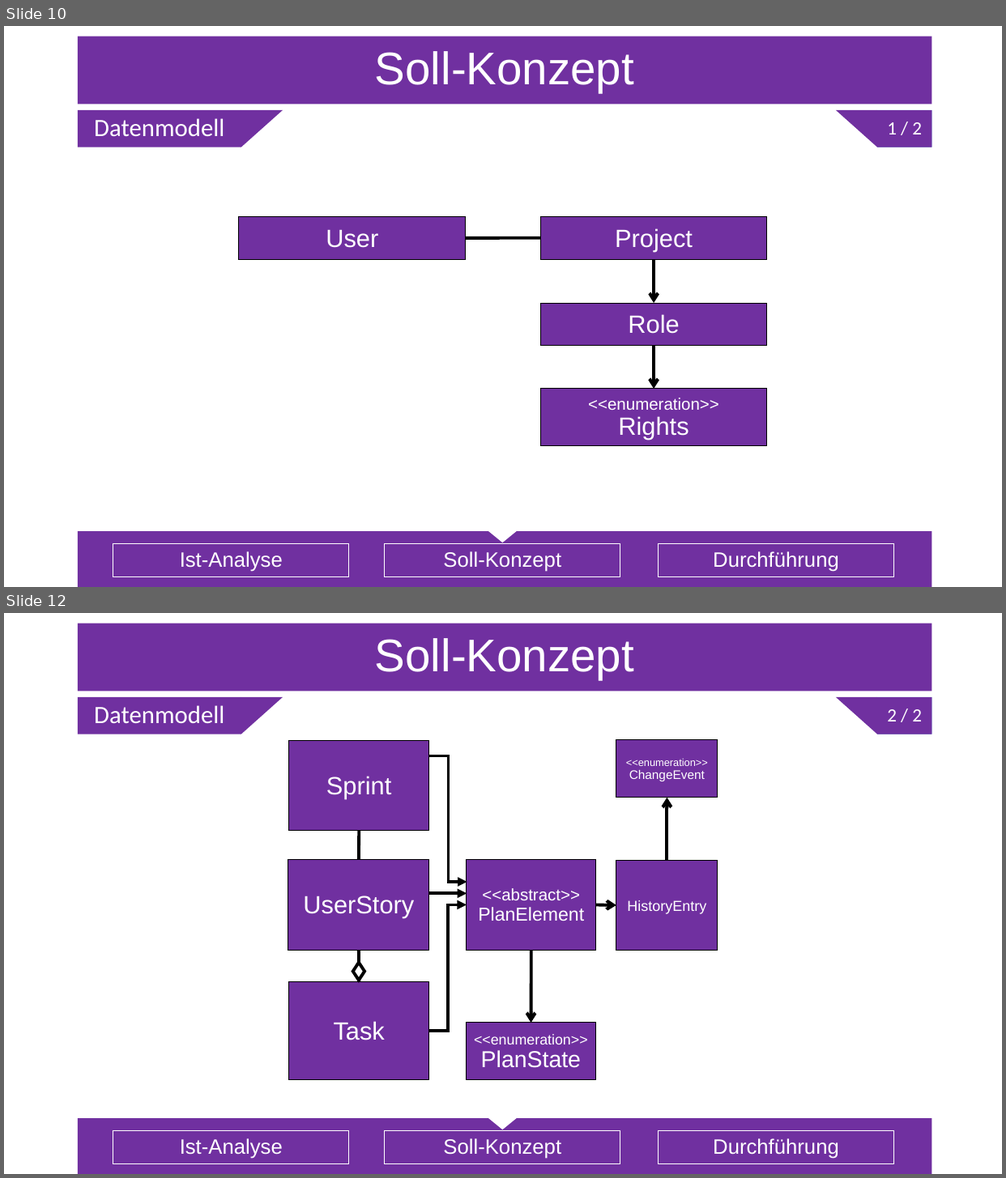
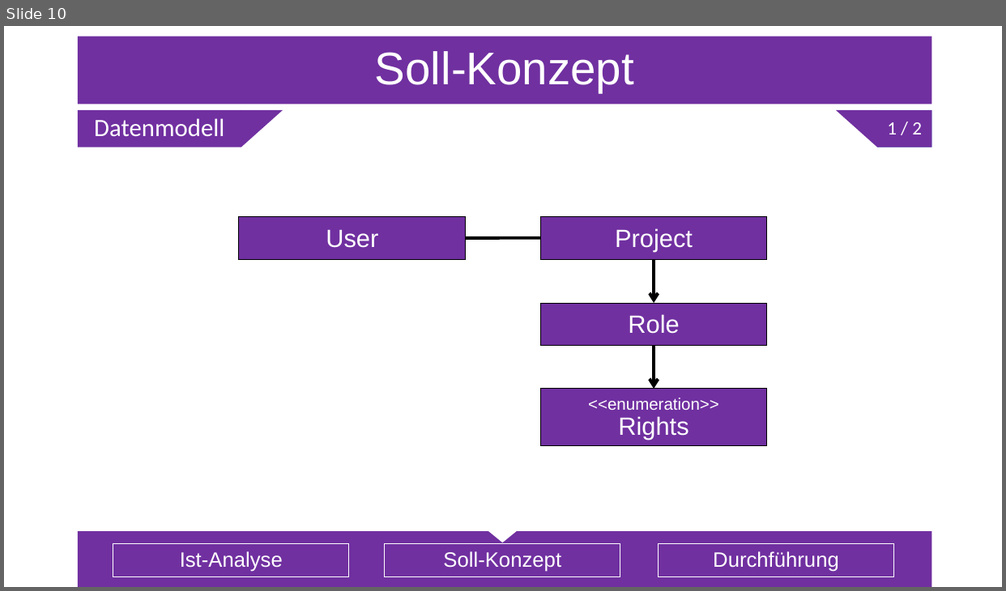
Before and after one commit to Sl0thking/mp_anwen_scrumiverse, a slide deck: Projektpräsentation/Projektpräsentation.pptx. Shown one above the other, each under a label of ours: slides 10 and 12 before the commit, slide 10 after it; the slides between them are not shown. The pictures are 1006x1178 and 1006x591 pixels, drawn with LibreOffice and Linux fonts; fonts in the diff are those of the drawing. Boxes give left, top, right and bottom in pixels: in the first picture for what was removed or moved away, otherwise in the second. Text is boxed around its words. In the diff, an @@ line names an element or a change of style, - is before the commit and + after.

```diff
--- a/Projektpräsentation/Projektpräsentation.pptx
+++ b/Projektpräsentation/Projektpräsentation.pptx
@@ slide 12 removed at <box>4,613,1002,1174</box>, background #FFFFFF; not listed: 6 template elements that a slide beside it also shows @@
@@ title removed at <box>78,624,931,692</box> @@
-Soll-Konzept
@@ text removed at <box>94,705,224,724</box> @@
-Datenmodell
@@ text removed at <box>878,697,932,735</box> @@
-2 / 2
@@ group removed at <box>288,740,718,1081</box>: 7 rectangles, 4 arrows, 2 lines, 2 elbow arrows, 1 diamond @@
-Sprint
-UserStory
-Task
-<<abstract>>
-PlanElement
-<<enumeration>>
-PlanState
-<<enumeration>>
-ChangeEvent
-HistoryEntry
@@ text removed at <box>113,1131,349,1164</box> @@
-Ist-Analyse
@@ text removed at <box>385,1131,621,1164</box> @@
-Soll-Konzept
@@ text removed at <box>658,1131,894,1164</box> @@
-Durchführung
```
Also in this commit, not shown: 5 slides changed.
